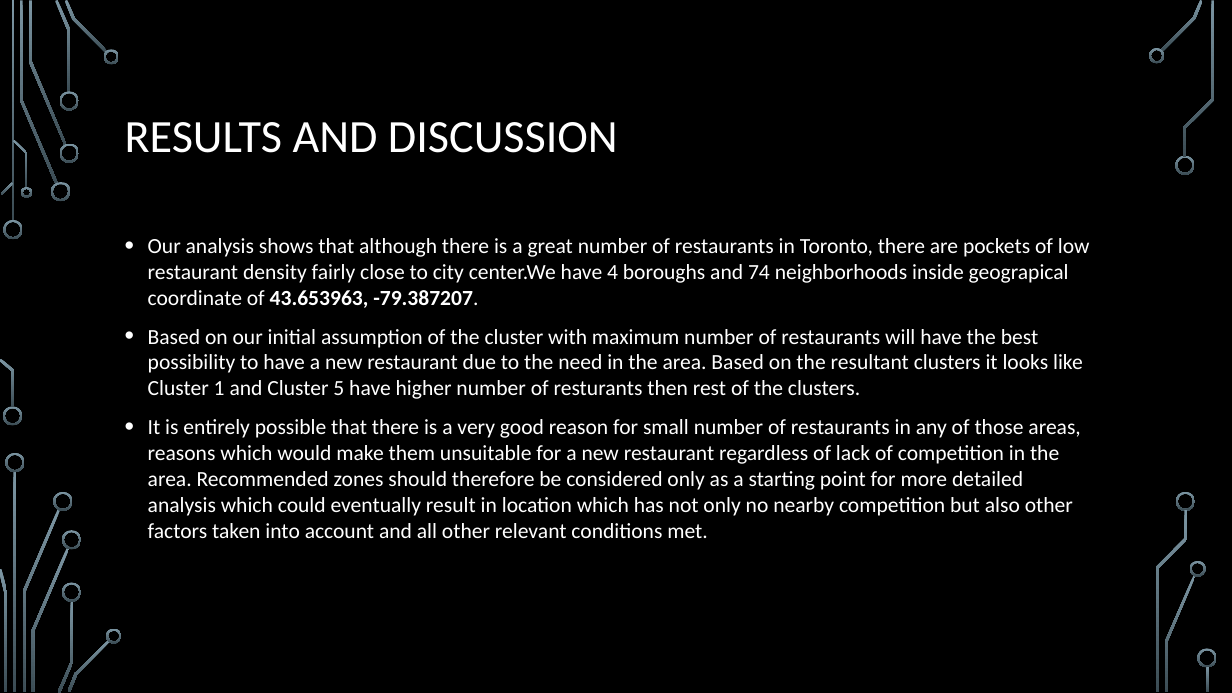
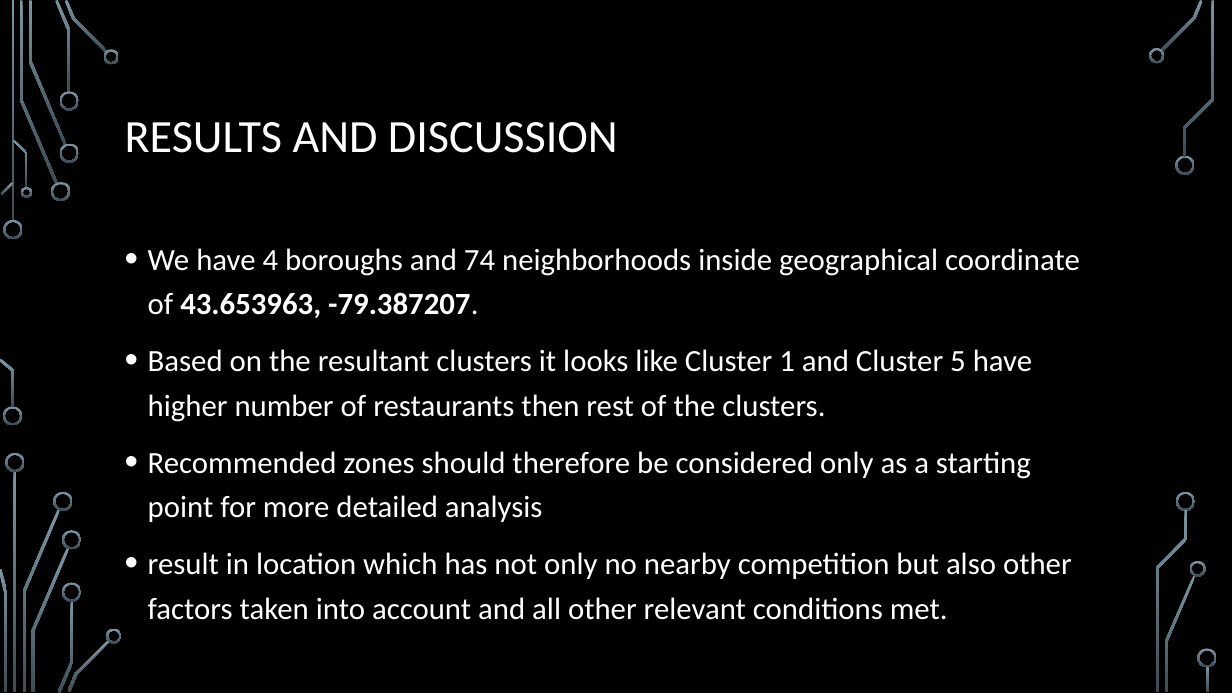
Before and after one commit to banksgd/datasciencecoursera, a slide deck: slide 7 of The Battle of Neighborhoods (week 2) - PPT.pptx. Drawn at 1232x693 pixels with LibreOffice and Linux fonts; fonts in the diff are those of the drawing; background and template pictures are left out. Boxes give left, top, right and bottom in pixels: in the first picture for what was removed or moved away, otherwise in the second. Text is boxed around its words. In the diff, an @@ line names an element or a change of style, - is before the commit and + after.

```diff
--- a/The Battle of Neighborhoods (week 2) - PPT.pptx
+++ b/The Battle of Neighborhoods (week 2) - PPT.pptx
@@ text at box(148, 248, 1080, 620): text changed; size 16.8 to 24 pt @@
-• Our analysis shows that although there is a great number of restaurants in Toronto, there are pockets of low restaurant density fairly close to city center.We have 4 boroughs and 74 neighborhoods inside geograpical coordinate of 43.653963, -79.387207.
-• Based on our initial assumption of the cluster with maximum number of restaurants will have the best possibility to have a new restaurant due to the need in the area. Based on the resultant clusters it looks like Cluster 1 and Cluster 5 have higher number of resturants then rest of the clusters.
-• It is entirely possible that there is a very good reason for small number of restaurants in any of those areas, reasons which would make them unsuitable for a new restaurant regardless of lack of competition in the area. Recommended zones should therefore be considered only as a starting point for more detailed analysis which could eventually result in location which has not only no nearby competition but also other factors taken into account and all other relevant conditions met.
+• We have 4 boroughs and 74 neighborhoods inside geographical coordinate of 43.653963, -79.387207.
+• Based on the resultant clusters it looks like Cluster 1 and Cluster 5 have higher number of restaurants then rest of the clusters.
+• Recommended zones should therefore be considered only as a starting point for more detailed analysis
+• result in location which has not only no nearby competition but also other factors taken into account and all other relevant conditions met.
```
Also in this commit, not shown: 6 other slides changed.
